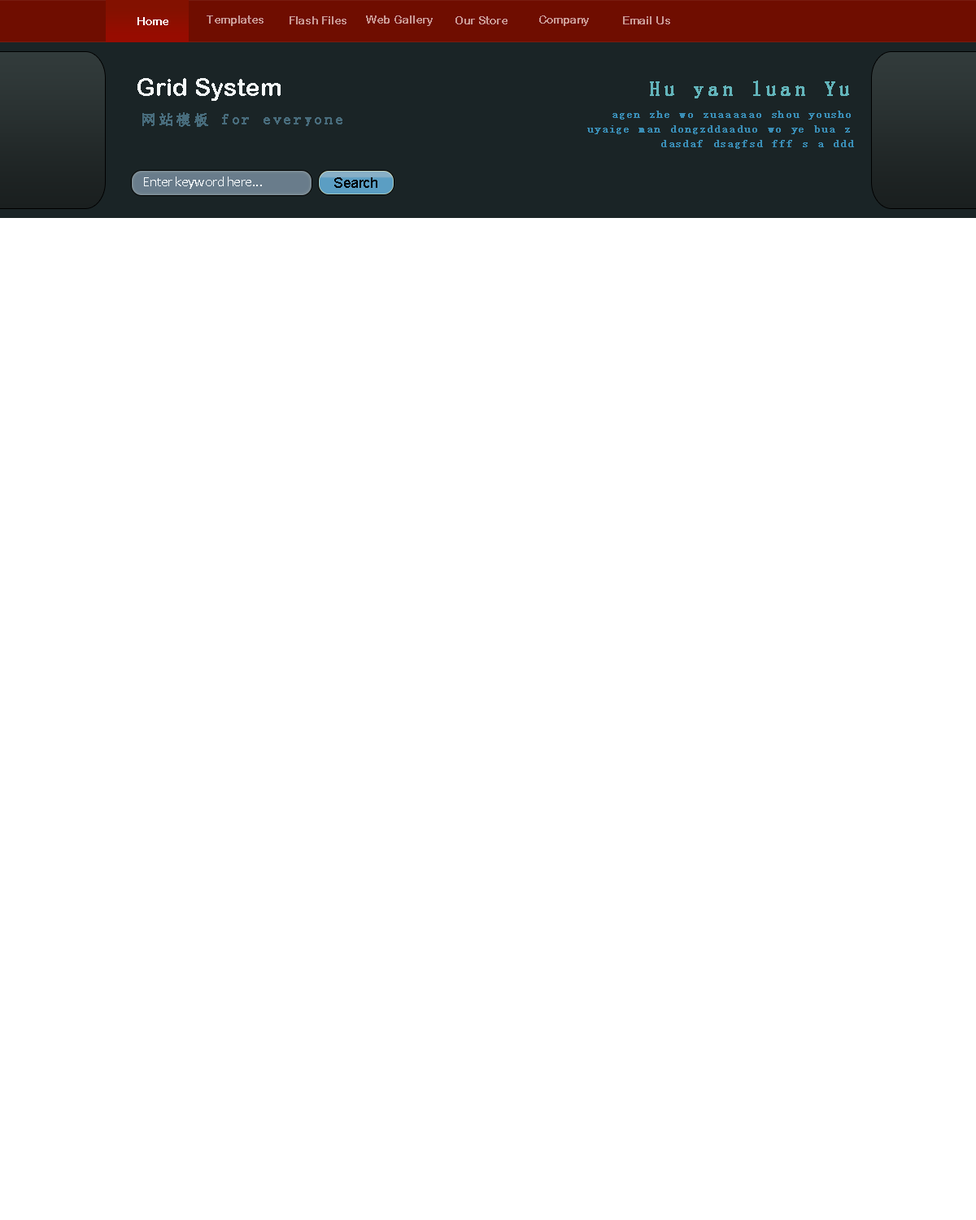
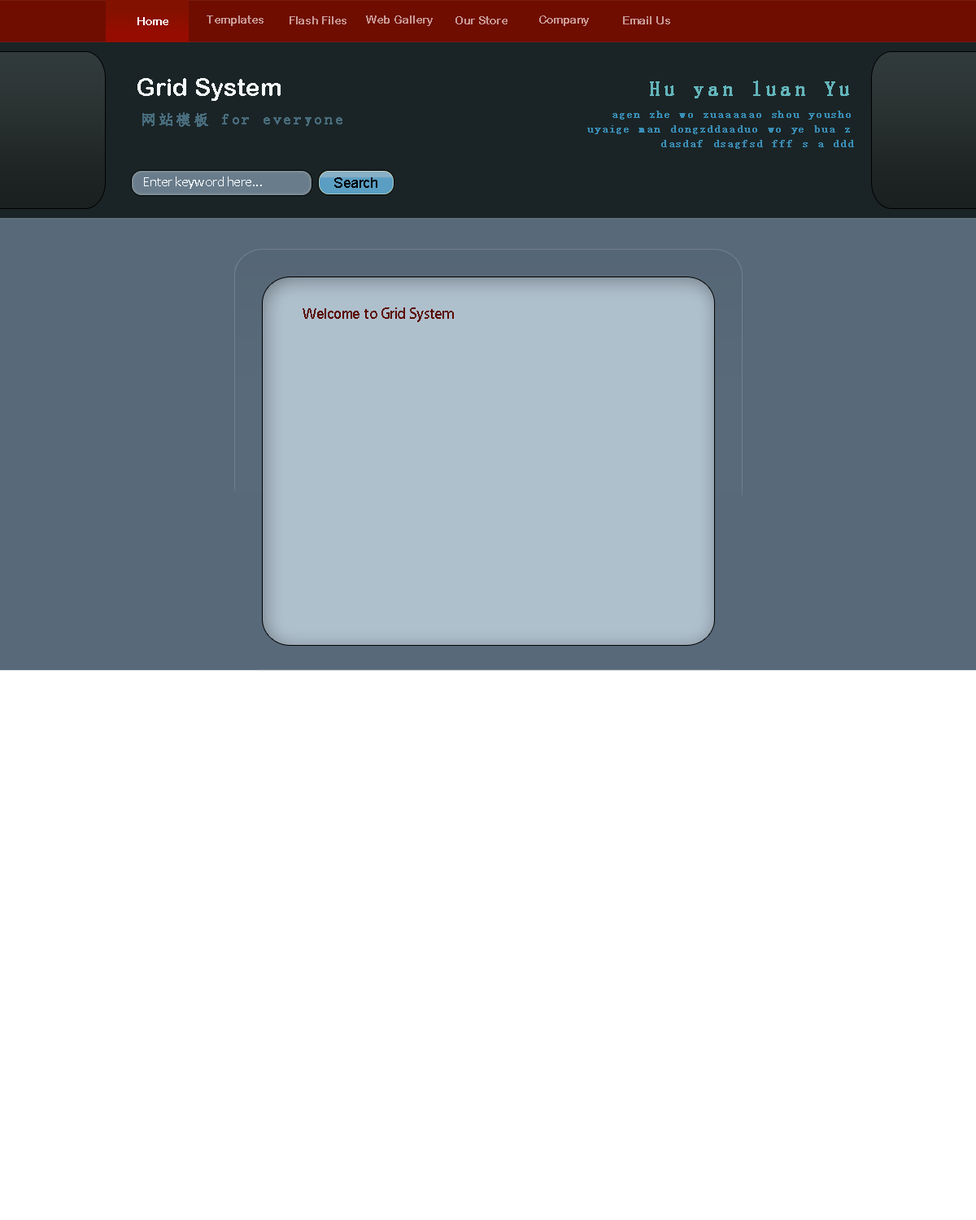
The second 976x1220 image is a revision of the first. Changes to its layers:
added layer "Welcome to Grid System" above "Hu yan luan Yu" over [302, 307, 454, 323]
added layer "圆角矩形 5" above "图层 8" over [261, 276, 716, 646]
added layer "图层 8" above "图层 7" over [711, 493, 742, 523]
added layer "图层 7" above "圆角矩形 4" over [231, 489, 750, 523]
added layer "圆角矩形 4" (16%) above "图层 6" over [235, 249, 742, 672]
added layer "图层 6" above "Enter keyword here..." over [0, 218, 976, 671]
